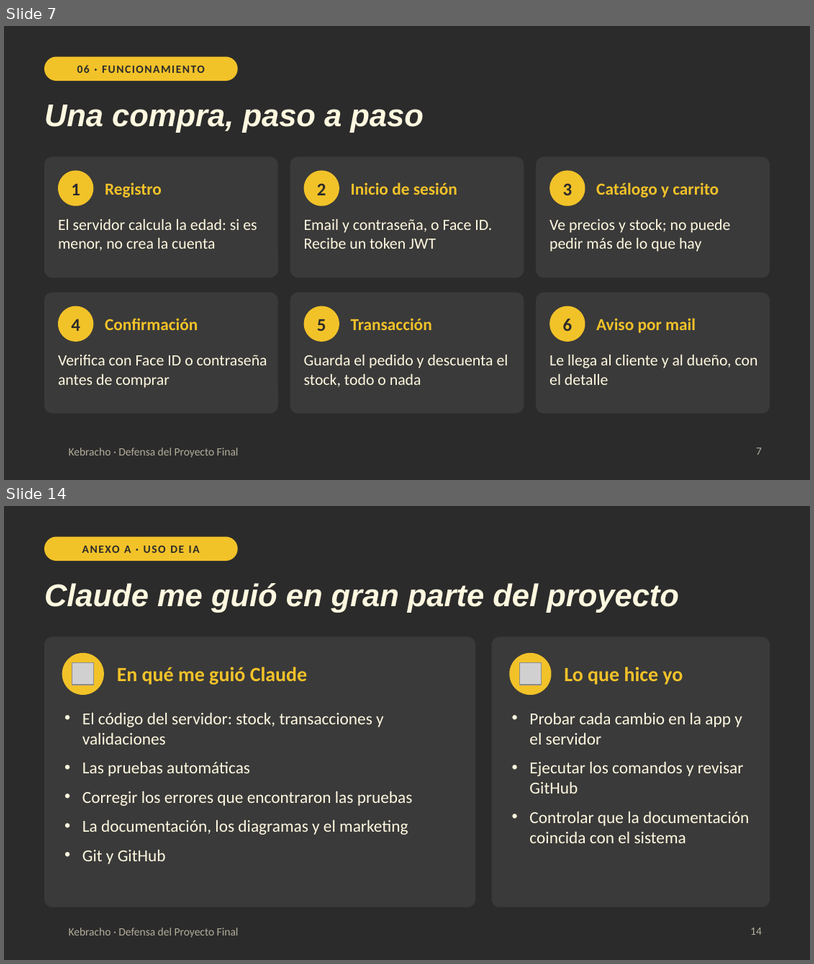
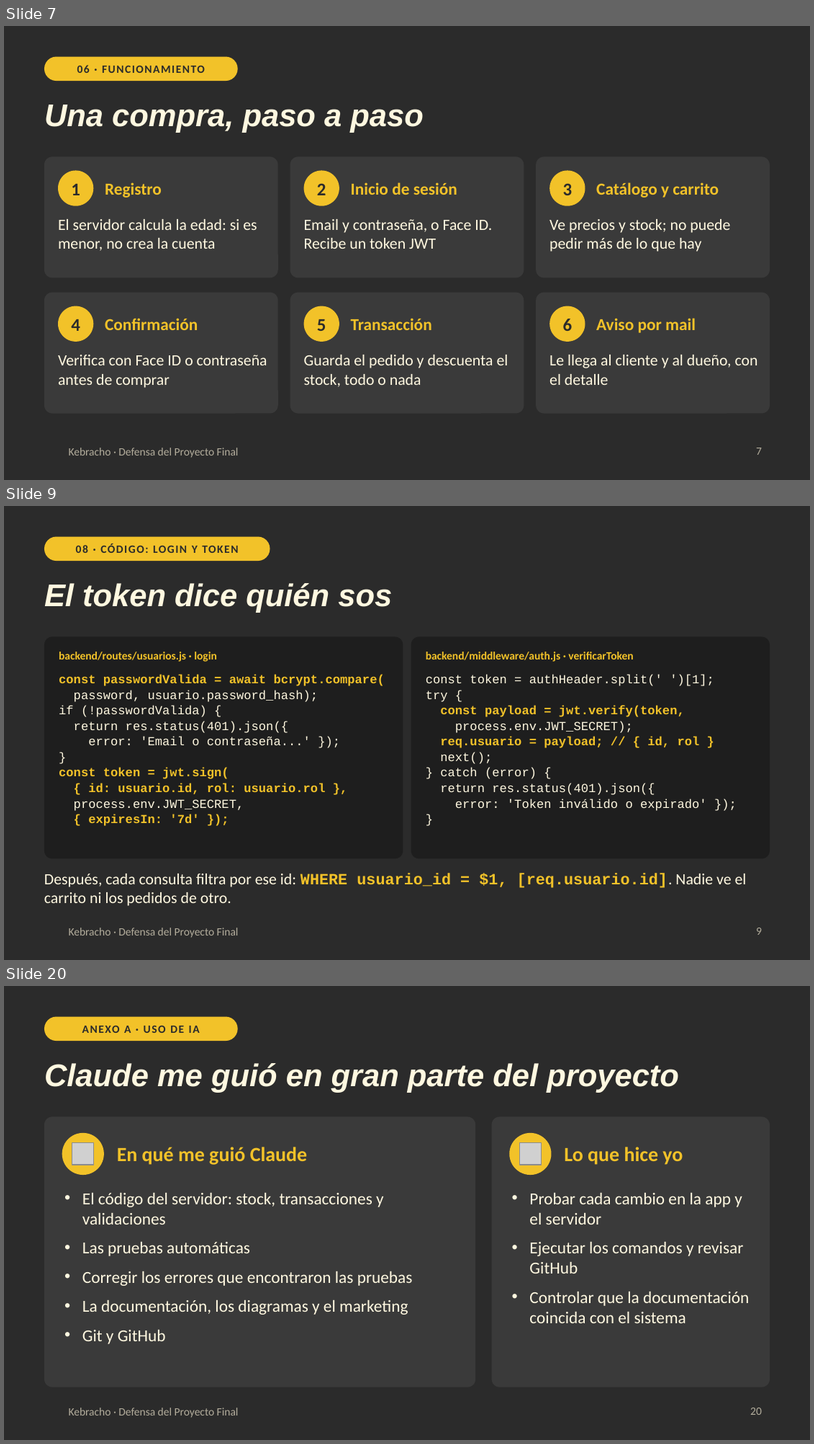
Before and after one commit to tobiasjuarezz/kebracho, a slide deck: docs/defensa/Kebracho-Defensa.pptx. Shown one above the other, each under a label of ours: slides 7 and 14 before the commit, slides 7, 9 and 20 after it; the slides between them are not shown. The pictures are 814x964 and 814x1444 pixels, drawn with LibreOffice and Linux fonts; fonts in the diff are those of the drawing; grey boxes stand for pictures; background and template pictures are left out. Boxes give left, top, right and bottom in pixels: in the first picture for what was removed or moved away, otherwise in the second. Text is boxed around its words. In the diff, an @@ line names an element or a change of style, - is before the commit and + after.

```diff
--- a/docs/defensa/Kebracho-Defensa.pptx
+++ b/docs/defensa/Kebracho-Defensa.pptx
@@ slide 9 added at (x1=4, y1=506, x2=810, y2=960), background #2B2B2B; not listed: 1 template element that a slide beside it also shows @@
@@ rounded rectangle added at (x1=44, y1=537, x2=270, y2=561), fill #F2C229, 10 pt, text #2B2B2B, bold @@
+08 · CÓDIGO: LOGIN Y TOKEN
@@ title added at (x1=44, y1=583, x2=392, y2=613), 28 pt, text #FFF8E0, bold, italic @@
+El token dice quién sos
@@ rounded rectangle added at (x1=44, y1=636, x2=403, y2=858), fill #1E1E1E @@
@@ text added at (x1=59, y1=651, x2=217, y2=662), 10 pt, text #F2C229, bold @@
+backend/routes/usuarios.js · login
@@ rounded rectangle added at (x1=412, y1=636, x2=770, y2=858), fill #1E1E1E @@
@@ text added at (x1=426, y1=651, x2=633, y2=662), 10 pt, text #F2C229, bold @@
+backend/middleware/auth.js · verificarToken
@@ text added at (x1=59, y1=674, x2=385, y2=826), 11 pt, text #FFF8E0 @@
+const passwordValida = await bcrypt.compare(
+password, usuario.password_hash);
+if (!passwordValida) {
+return res.status(401).json({
+error: 'Email o contraseña...' });
+}
+const token = jwt.sign(
+{ id: usuario.id, rol: usuario.rol },
+process.env.JWT_SECRET,
+{ expiresIn: '7d' });
@@ text added at (x1=426, y1=674, x2=715, y2=811), 11 pt, text #FFF8E0 @@
+const token = authHeader.split(' ')[1];
+try {
+const payload = jwt.verify(token,
+process.env.JWT_SECRET);
+req.usuario = payload; // { id, rol }
+next();
+} catch (error) {
+return res.status(401).json({
+error: 'Token inválido o expirado' });
+}
@@ text added at (x1=44, y1=873, x2=747, y2=906), 14 pt, text #FFF8E0 @@
+Después, cada consulta filtra por ese id: WHERE usuario_id = $1, [req.usuario.id]. Nadie ve el carrito ni los pedidos de otro.
@@ page number added at (x1=756, y1=927, x2=762, y2=934), 10 pt, text #B3AD9C @@
+9
@@ what was slide 14 is now slide 20 @@
@@ page number at (x1=751, y1=1407, x2=762, y2=1414): text changed @@
-14
+20
```
Also in this commit, not shown: 6 slides changed, 5 other slides added, 2 other files.
